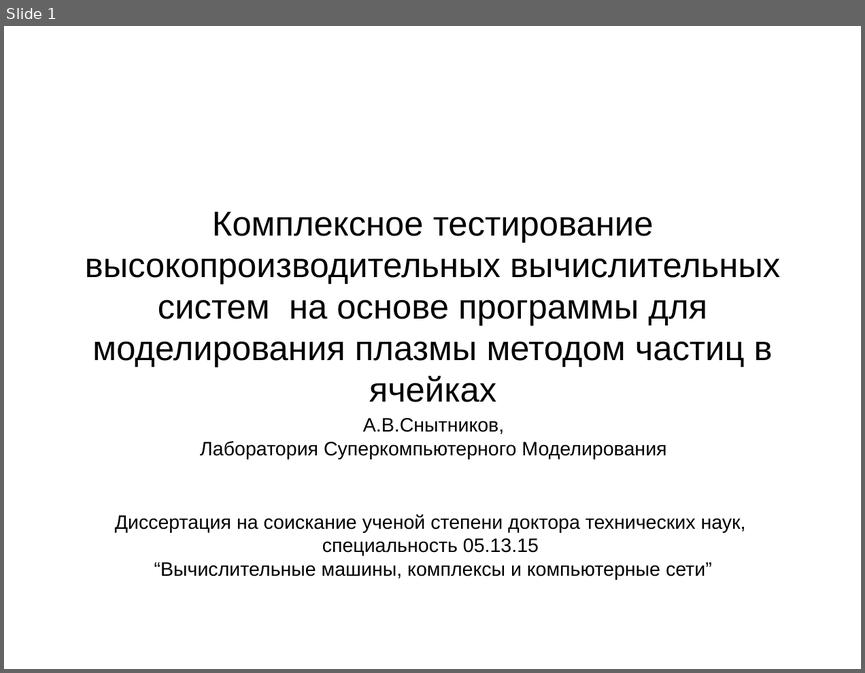
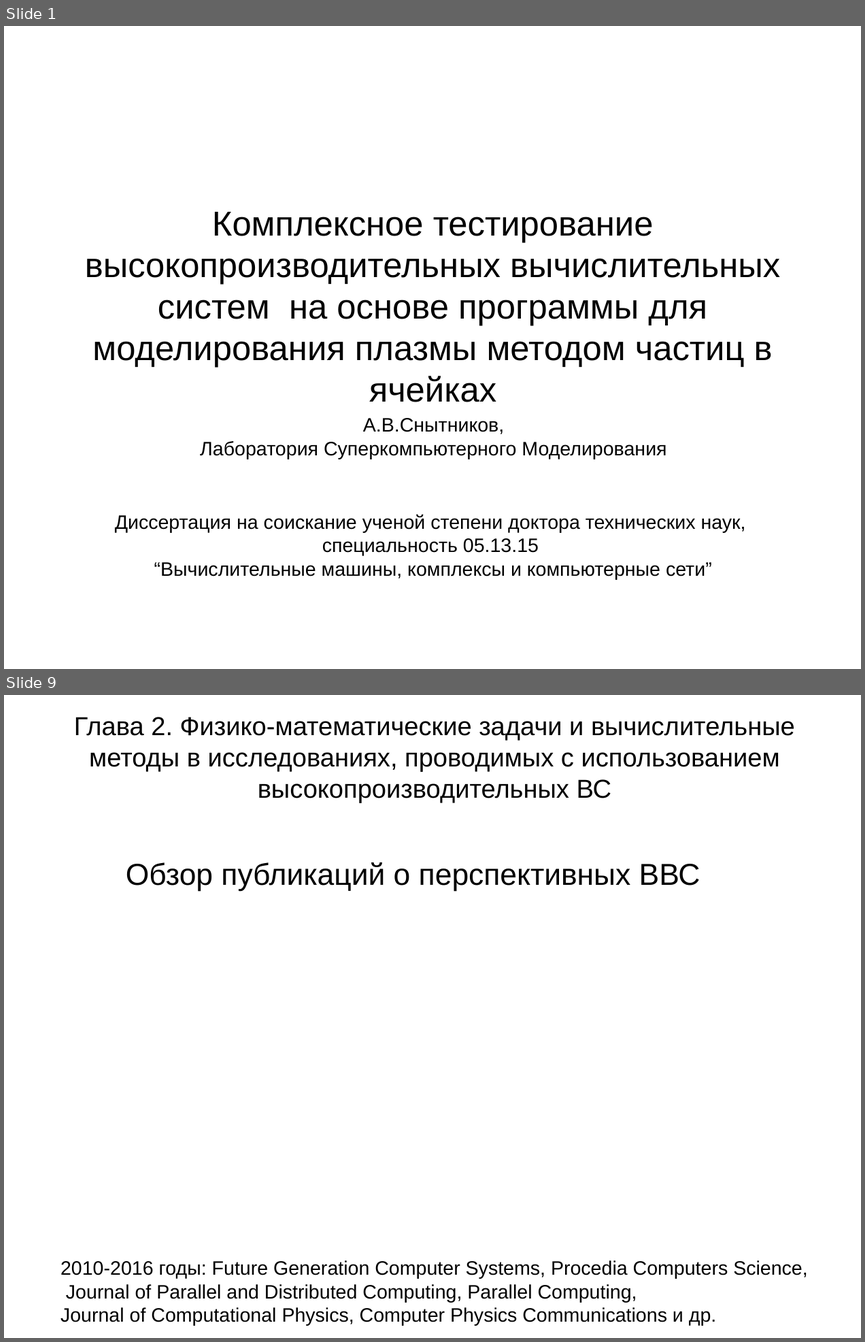
Before and after one commit to snytav/Russian-Phd-LaTeX-Dissertation-Template, a slide deck: Presentation/seminar_PIC_compplex_test_SnytnikovAV_4oct2018.odp. Shown one above the other, each under a label of ours: slide 1 before the commit, slides 1 and 9 after it; the slides between them are not shown. The pictures are 865x673 and 865x1342 pixels, drawn with LibreOffice and Linux fonts; fonts in the diff are those of the drawing. Boxes give left, top, right and bottom in pixels: in the first picture for what was removed or moved away, otherwise in the second. Text is boxed around its words. In the diff, an @@ line names an element or a change of style, - is before the commit and + after.

```diff
--- a/Presentation/seminar_PIC_compplex_test_SnytnikovAV_4oct2018.odp
+++ b/Presentation/seminar_PIC_compplex_test_SnytnikovAV_4oct2018.odp
@@ slide 9 added at [4, 695, 861, 1338], background #FFFFFF @@
@@ title added at [74, 717, 795, 803], 24 pt, text #000000 @@
+Глава 2. Физико-математические задачи и вычислительные методы в исследованиях, проводимых с использованием высокопроизводительных ВС
@@ title added at [126, 862, 700, 891], 28 pt, text #000000 @@
+Обзор публикаций о перспективных ВВС
@@ text added at [60, 1260, 808, 1325], 18 pt, text #000000 @@
+2010-2016 годы: Future Generation Computer Systems, Procedia Computers Science,
+Journal of Parallel and Distributed Computing, Parallel Computing,
+Journal of Computational Physics, Computer Physics Communications и др.
```
Also in this commit, not shown: 8 other slides added, 2 other files.
